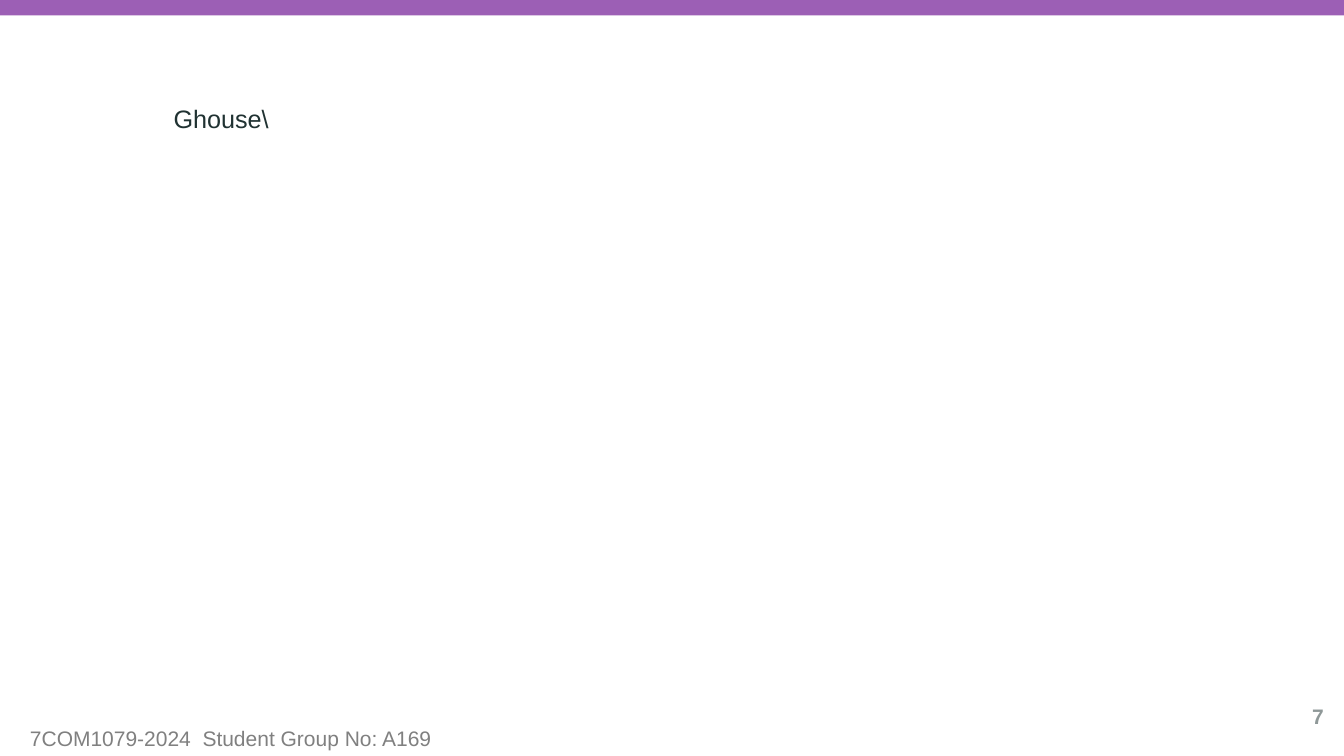
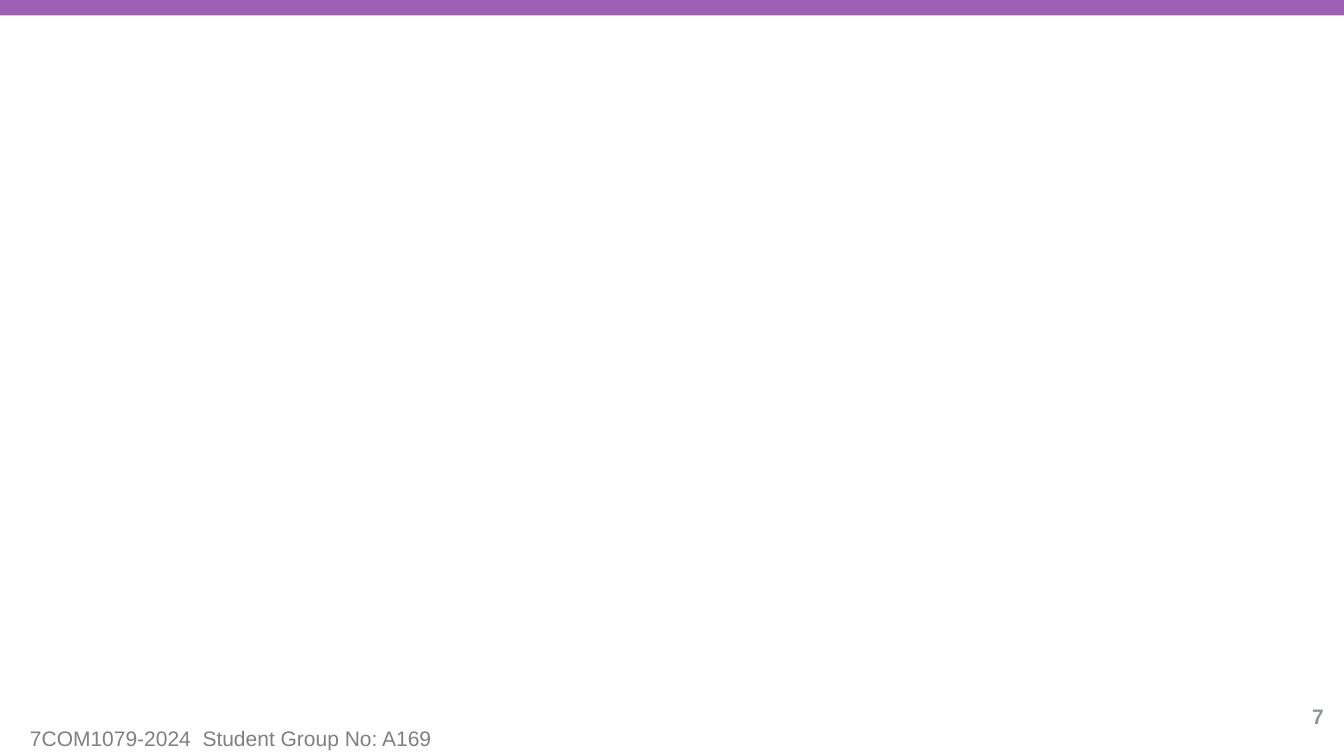
Before and after one commit to esu0hg/Group_A169, a slide deck: slide 7 of Presentation/reseach_question_presentation_template.pptx. Drawn at 1344x756 pixels with LibreOffice and Linux fonts; fonts in the diff are those of the drawing; background and template pictures are left out. Boxes give left, top, right and bottom in pixels: in the first picture for what was removed or moved away, otherwise in the second. Text is boxed around its words. In the diff, an @@ line names an element or a change of style, - is before the commit and + after.

Commit message:
correct

```diff
--- a/Presentation/reseach_question_presentation_template.pptx
+++ b/Presentation/reseach_question_presentation_template.pptx
@@ text removed at [174,109,269,129] @@
-Ghouse\
```
